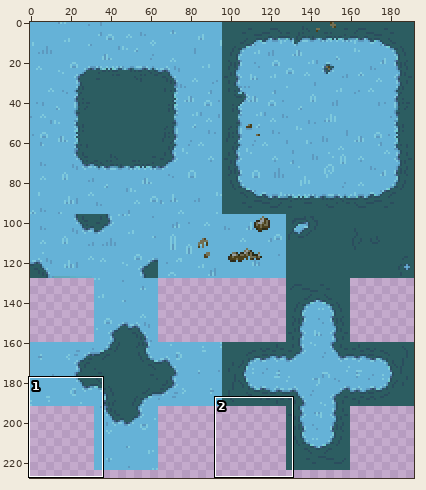
One commit to this sprite sheet: textures/map/herbe.png. Above, an overview of the earlier version with the close-up marked.
Close-up. Before the commit:
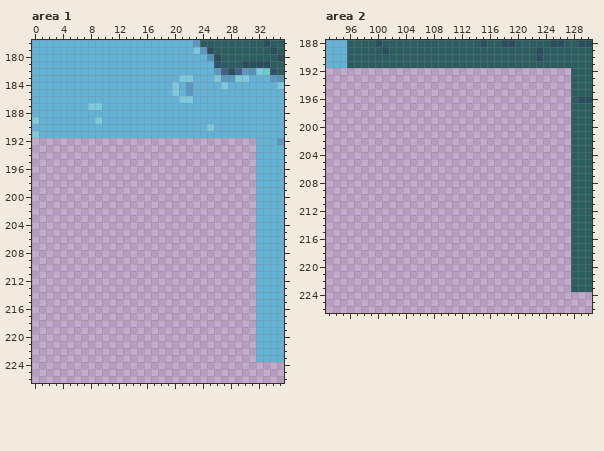
The file is 192x352 pixels. Colours within 5 levels of each other are drawn and written as one. Shown: area 1: x 0..35, y 178..226; area 2: x 93..130, y 188..226. The wide view leaves out empty margins. The commit also changed other parts of the picture, which this record leaves out.
After the commit:
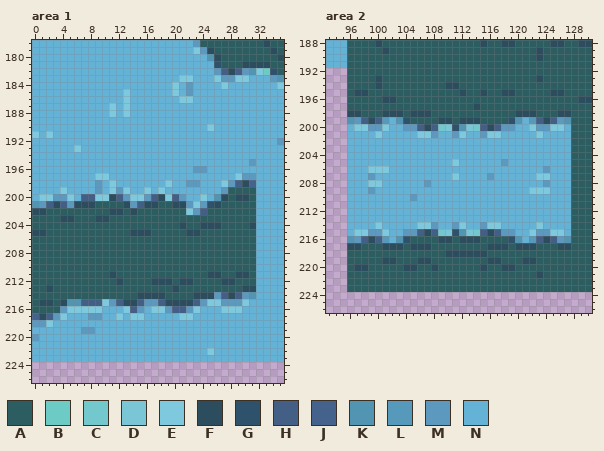
Palette (. is transparent): A #2c5d61  B #6dcbc6  C #73c8cd  D #7ac6d7  E #7ec9dd  F #2b4d5e  G #2e526b  H #435f85  J #44628c  K #5195b3  L #5699ba  M #5d99bf  N #65b2d7
From old to new:
Changed rows in their new state; - is an unchanged pixel.
Area 1:
first column x 0:
185 -------------E------------------
186 -------------E------------------
187 --------NN-E-E------------------
188 -----------E-E------------------
189 N--------N----------------------
191 --E-----------------------------
192 NNNNNNNNNNNNNNNNNNNNNNNNNNNNNNNN
193 NNNNNNENNNNNNNNNNNNNNNNNNNNNNNNN
194 NNNNNNNNNNNNNNNNNNNNNNNNNNNNNNNN
195 NNNNNNNNNNNNNNNNNNNNNNNNNNNNNNNM
196 NNNNNNNNNNNNNNNNNNNNNNNMMNNNNNNN
197 NNNNNNNNNEENNNNNNNNNNNNNNNNNNEMM
198 NNNNNNNNNMNENNNNNNNENNMMNNNEMHFJ
199 NNNNENNNNMNEMENNENENNNNNNNNMAAAA
200 NEEMMENHHEEFHMEEMHFEHMNNENKFAFFA
201 KMHFHMFFFAAAAFMHFFAAFFMEMGFAAAAA
202 FFAAAAAAAAAFFAFAAAAAAAEMHAAAAAAA
203 AAAAFFAAAFFAAAAAAAAAAAAAAAAAAAAA
204 AAAAAAAAAAAAAAAAAAAAAFAAFFFAAAAF
205 FFAAAAAAAAAAAAFFFAAAAAFFAAAAAAAA
206 AAAAAAAAAAAAAAAAAAAAAAAAAAAAAAAA
207 AAAAAAAAAAAAAAAAAAAAAAAAAAAAAAAA
208 AAAAAAAAAAAAAAAAAAAAAAAAAAAAAAAA
209 AAAAAAAAAAAAAAAAAAAAAAAAAAAAAAAA
210 AAAAAAAAAAAAAAAAAAAAAAAAAAAAAAAA
211 AAAAAAAAAAAFAAAAAAAAAAAAAFFAAFFA
212 AAAAAAAAAAAAFAAAAFFFAFFAAAAFFAAA
213 AAFAAAAAAAAAAAAAAAAAFAAAAAAAAAFF
214 AAAAAAAAAAAAAAAFFFFAAAAFFFMHFHMK
215 AFFAFKKHHHEMHFFHMMHFFFFHMEEMMMEN
216 AAAAMEEEEENNNEHMNEEMHHMENNNEEENN
217 JFHMENNNMMNNENEENNNNNEENNNNNNNNN
218 MMENNNNNNNNNNNNNNNNNNNNNNNNNNNNN
219 NNNNNNNMMNNNNNNNNNNNNNNNNNNNNNNN
220 MNNNNNNNNNNNNNNNNNNNNNNNNNNNNNNN
221 NNNNNNNNNNNNNNNNNNNNNNNNNNNNNNNN
222 NNNNNNNNNNNNNNNNNNNNNNNNNENNNNNN
223 NNNNNNNNNNNNNNNNNNNNNNNNNNNNNNNN
Area 2:
first column x 96:
192 AAAAAAAAAAAAAAAAAAAAAAAAAAAAAAAA
193 AAAAFAAAAAAAAAAAAAAAAAAAAAAFAAAA
194 AAAAFAAAAAAAAAFFAAAAAAAAAAAAAAAA
195 AFFAAAAAAAAAAAAAFAAFAAFFAAAAAFFA
196 AAAAAFFAAAAAAAAAAAAAAAAAAAAAAAAA
197 AAAAAAAAAAAAAAAAAAFAAAAAAAAAAAAA
198 FFAAAFFFAFFFAAAAAAAAAAAAFFFAAAFF
199 KMHFHLNKGAAAAFFAFFFAAAAGKNLHFHMK
200 NEEMMENNMMHFHCDGKDCHFHMMNNEMMEEN
201 NNNNENNNNNEEMNNMENNMEENNNNNENNNN
202 NNNNNNNNNNNNNNNNNNNNNNNNNNNNNNNN
203 NNNNNNNNNNNNNNNNNNNNNNNNNNNNNNNN
204 NNNNNNNNNNNNNNNNNNNNNNNNNNNNNNNN
205 NNNNNNNNNNNNNNNENNNNNNMNNNNNNNNN
206 NNNEEENNNNNNNNNNNNNNNNNNNNNNMNNN
207 NNNMNNNNNNNNNNNENNNNMNNNNNNEENNN
208 NNNEENNNNNNMNNNNNNNNNNNNNNNNMNNN
209 NNNMNNNNNNNNNNNNNNNNNNNNNNEEENNN
210 NNNNNNNNNMNNNNNNNNNNNNNNNNNNNNNN
211 NNNNNNNNNNNNNNNNNNNNNNNNNNNNNNNN
212 NNNNNNNNNNNNNNNNNNNNNNNNNNNNNNNN
213 NNNNNNNNNNNNNNNNNNNNNNNNNNNNNNNN
214 NNNNENNNNNEEMNNMENNMEENNNNNENNNN
215 NEEMMENNMMHFHCDGKDCHFHMMNNEMMEEN
216 KMHFHLNKGAAAAFFAFFFAAAAGKNLHFHMK
217 FFAAAFFFAFFFAAAAAAAAFFFAFFFAAAFF
218 AAAAAAAAAAAAAAFFFFFFAAAAAAAAAAAA
219 AAAAAFFAAAFFAAAAAAAAFFAAAFFAAAAA
220 AFFAAAAAFFAAFAAAAAAFAAFFAAAAAAAA
221 AAAAAAAAAAAAAAAAAAAAAAAAAAAFAAAA
222 AAAAAAAAAAAAAAAAAAAAAAAAAAAAAAAA
223 AAAAAAAAAAAAAAAAAAAAAAAAAAAAAAAA
